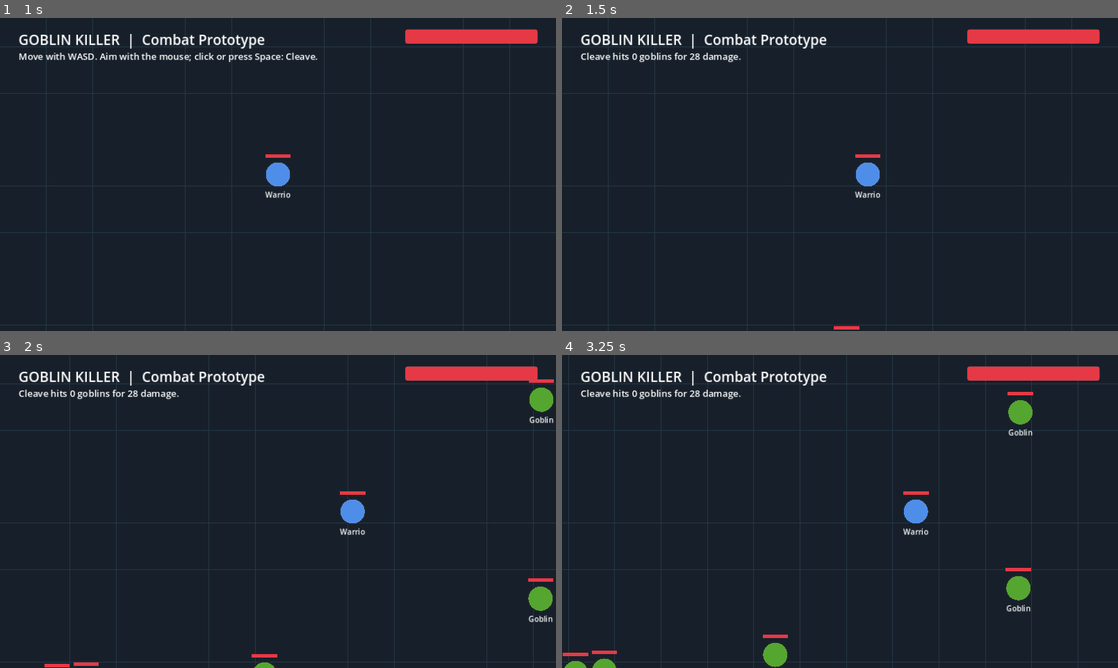
Above: before the commit, frames 1-4 (two rows, left to right).
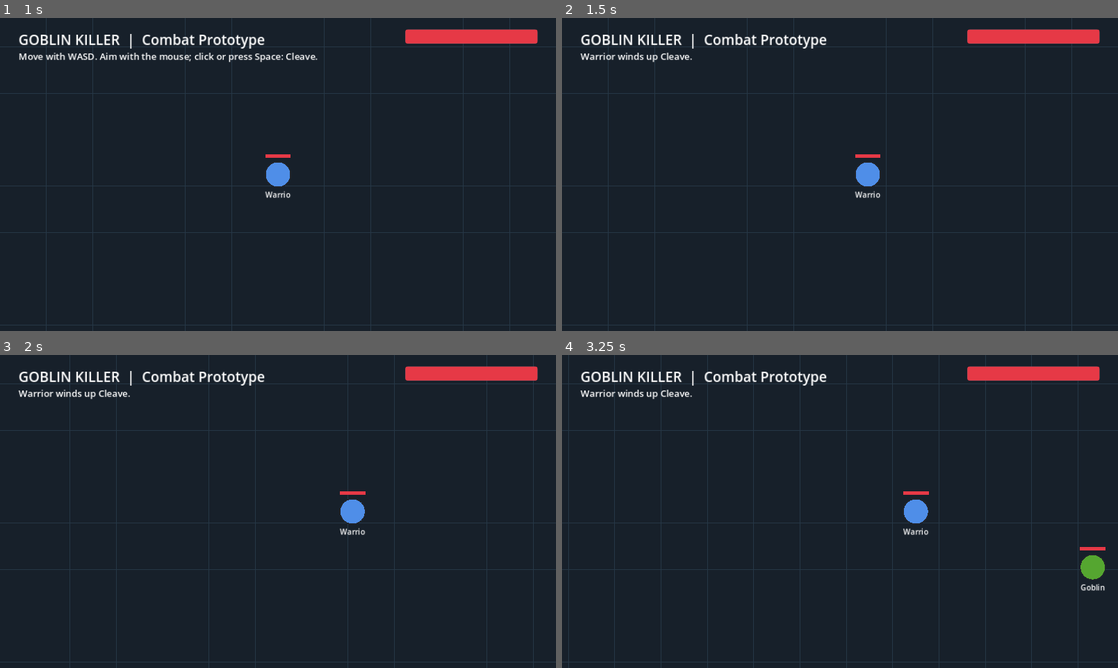
Above: after the commit, the same moments.

Repository: tedthehunter/GoblinKiller
Game: Godot game, scene res://Main.tscn
Same seed, same stepped clock (60 frames per second), same inputs: the game is played once before the commit and once after it.
Inputs (mouse positions are in pixels of both pictures, inside the frame that each line leads up to):
- Up to frame 1 (1 s): click "Warrior" at 0.5 s
- Up to frame 2 (1.5 s): tap Space at 1.25 s; move the mouse to (962, 158) at 1.27 s; hold D from 1.28 s (still down); hold R from 1.28 s (still down); click (962, 158) at 1.42 s
- Up to frame 3 (2 s): keep holding D; keep holding R; tap Space at 1.52 s
- Up to frame 4 (3.25 s): release D at 2 s; release R at 2 s; drag from (728, 527) to (812, 574) at 2.02 s; move the mouse to (895, 442) at 2.77 s; hold D from 2.78 s (still down); hold R from 2.78 s (still down)

Frame 1 is identical in both runs. In frame 2, 0.5% of the frame differs, in the area x 3-54%, y 11-100%; in frame 3, 1.4%; in frame 4, 2.2%, in the area x 0-98%, y 11-100%.

Commit message:
Ramp goblin spawn rate over time

Diff:
--- a/main.gd
+++ b/main.gd
@@ -3,9 +3,12 @@
 const GRID_SIZE := 80
 const WORLD_SEED := 48271
 const CAMERA_LIMIT := 2000000000
-const ACTIVE_ENEMY_TARGET := 8
+const ACTIVE_ENEMY_TARGET := 20
 const ENEMY_DESPAWN_DISTANCE := 1500.0
 const ENEMY_SPAWN_OFFSET := 56.0
+const BASE_GOBLIN_SPAWN_RATE := 0.45
+const GOBLIN_SPAWN_RATE_RAMP := 0.035
+const MAX_GOBLIN_SPAWN_MULTIPLIER := 10.0
 const PLAYER_MOVE_SPEED := 240.0
 const ATTACK_INPUT_BUFFER := 0.16
 const CLASS_DATA := {
@@ -39,6 +42,8 @@
 var class_box: VBoxContainer
 var pause_menu: PanelContainer
 var game_paused := false
+var elapsed_game_time := 0.0
+var goblin_spawn_progress := 0.0
 
 class Entity:
 	extends Node2D
@@ -236,12 +241,17 @@
 	var view_center := player.position if world_camera == null else world_camera.get_screen_center_position()
 	return Rect2(view_center - viewport_size * 0.5, viewport_size)
 
-func update_world_enemies() -> void:
+func update_world_enemies(delta := 0.0) -> void:
 	for goblin in goblins.duplicate():
 		if is_instance_valid(goblin) and goblin.position.distance_to(player.position) > ENEMY_DESPAWN_DISTANCE:
 			goblins.erase(goblin)
 			goblin.queue_free()
-	while goblins.size() < ACTIVE_ENEMY_TARGET:
+	if goblins.size() >= ACTIVE_ENEMY_TARGET:
+		return
+	var spawn_multiplier := minf(1.0 + elapsed_game_time * GOBLIN_SPAWN_RATE_RAMP, MAX_GOBLIN_SPAWN_MULTIPLIER)
+	goblin_spawn_progress += BASE_GOBLIN_SPAWN_RATE * spawn_multiplier * delta
+	while goblin_spawn_progress >= 1.0 and goblins.size() < ACTIVE_ENEMY_TARGET:
+		goblin_spawn_progress -= 1.0
 		spawn_enemy_at_viewport_edge()
 
 func spawn_enemy_at_viewport_edge() -> void:
@@ -377,6 +387,7 @@
 func _process(delta: float) -> void:
 	if player == null: return
 	if game_paused: return
+	elapsed_game_time += delta
 	if Input.is_key_pressed(KEY_R) and player.health <= 0.0:
 		get_tree().reload_current_scene()
 		return
@@ -404,7 +415,7 @@
 		if movement.length_squared() > 0.0:
 			travel_direction = movement.normalized()
 			player.position += travel_direction * PLAYER_MOVE_SPEED * delta
-		update_world_enemies()
+		update_world_enemies(delta)
 	update_attacks(delta)
 	for goblin in goblins:
 		var direction := goblin.position.direction_to(player.position)
